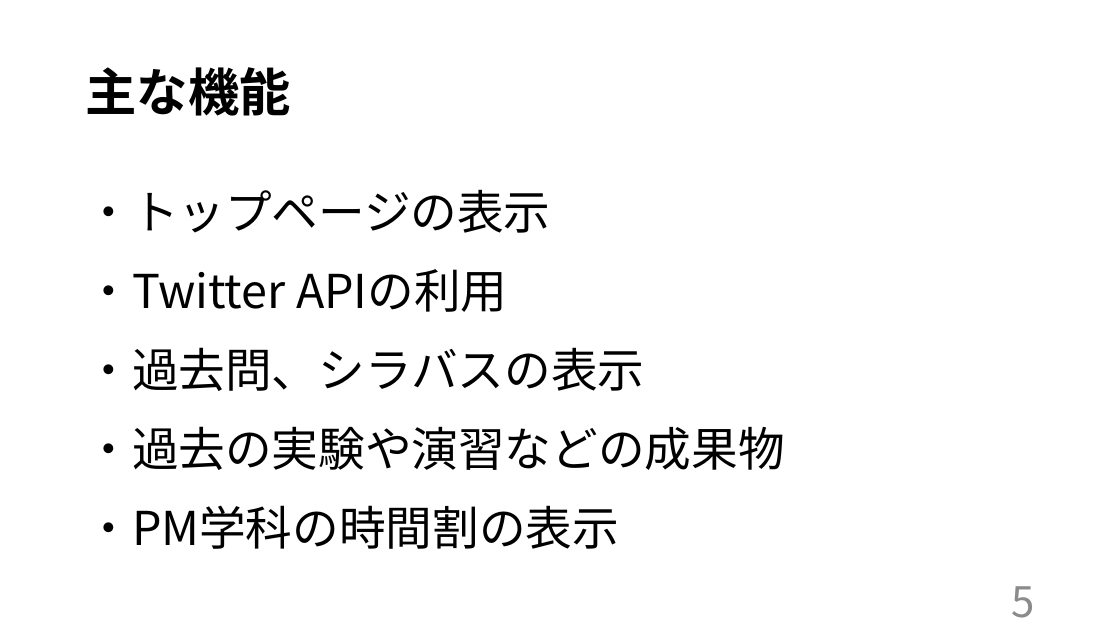
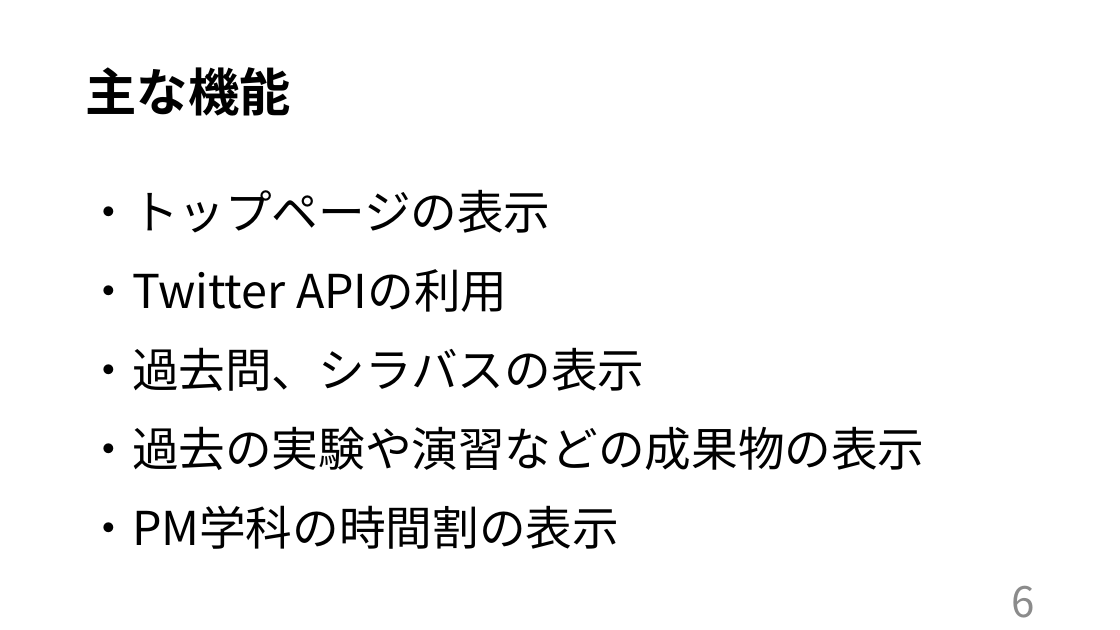
Before and after one commit to kazukiyoshida96/PM-, a slide deck: slide 7 of ＰＭ学科専用2.pptx. Drawn at 1120x630 pixels with LibreOffice and Linux fonts; fonts in the diff are those of the drawing. Boxes give left, top, right and bottom in pixels: in the first picture for what was removed or moved away, otherwise in the second. Text is boxed around its words. In the diff, an @@ line names an element or a change of style, - is before the commit and + after.

```diff
--- a/ＰＭ学科専用2.pptx
+++ b/ＰＭ学科専用2.pptx
@@ text at (x1=85, y1=426, x2=924, y2=470): text changed @@
-・過去の実験や演習などの成果物
+・過去の実験や演習などの成果物の表示
@@ text at (x1=1011, y1=586, x2=1034, y2=618): text changed @@
-5
+6
```
Also in this commit, not shown: 11 other slides changed, 1 slide added.
